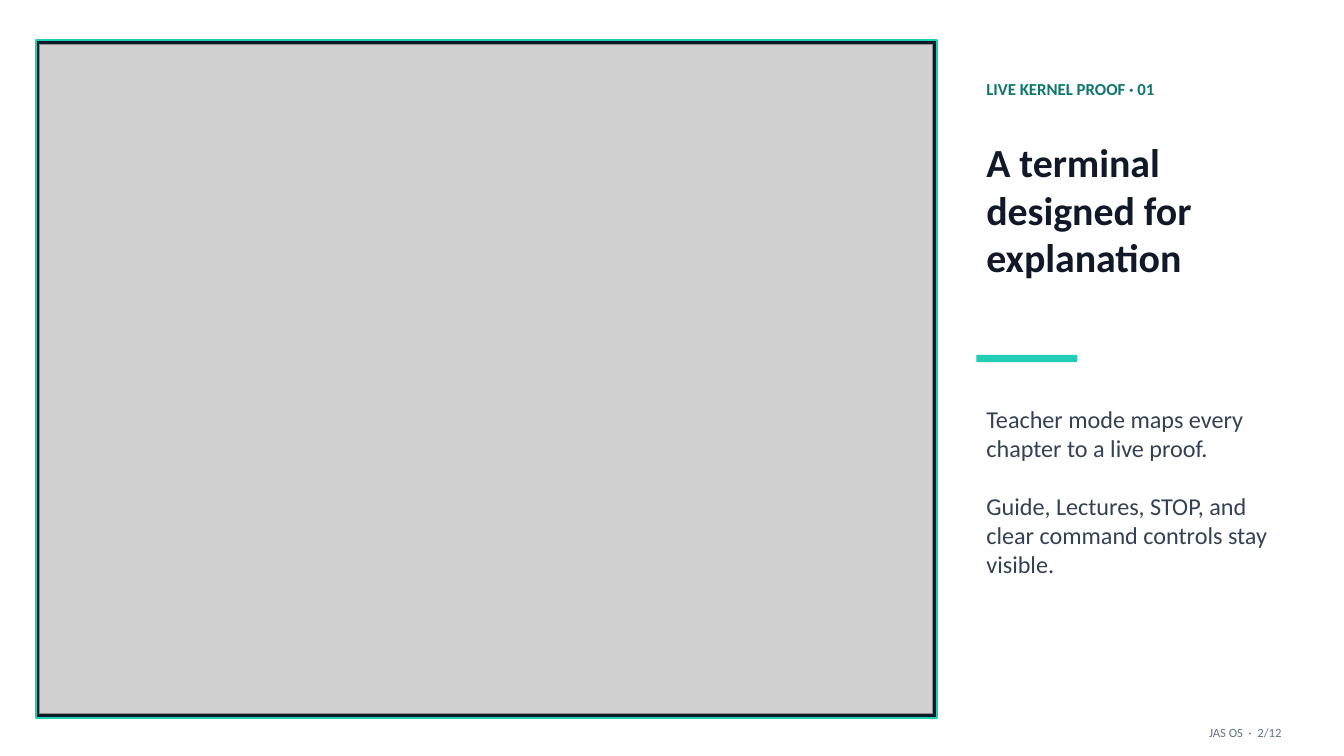
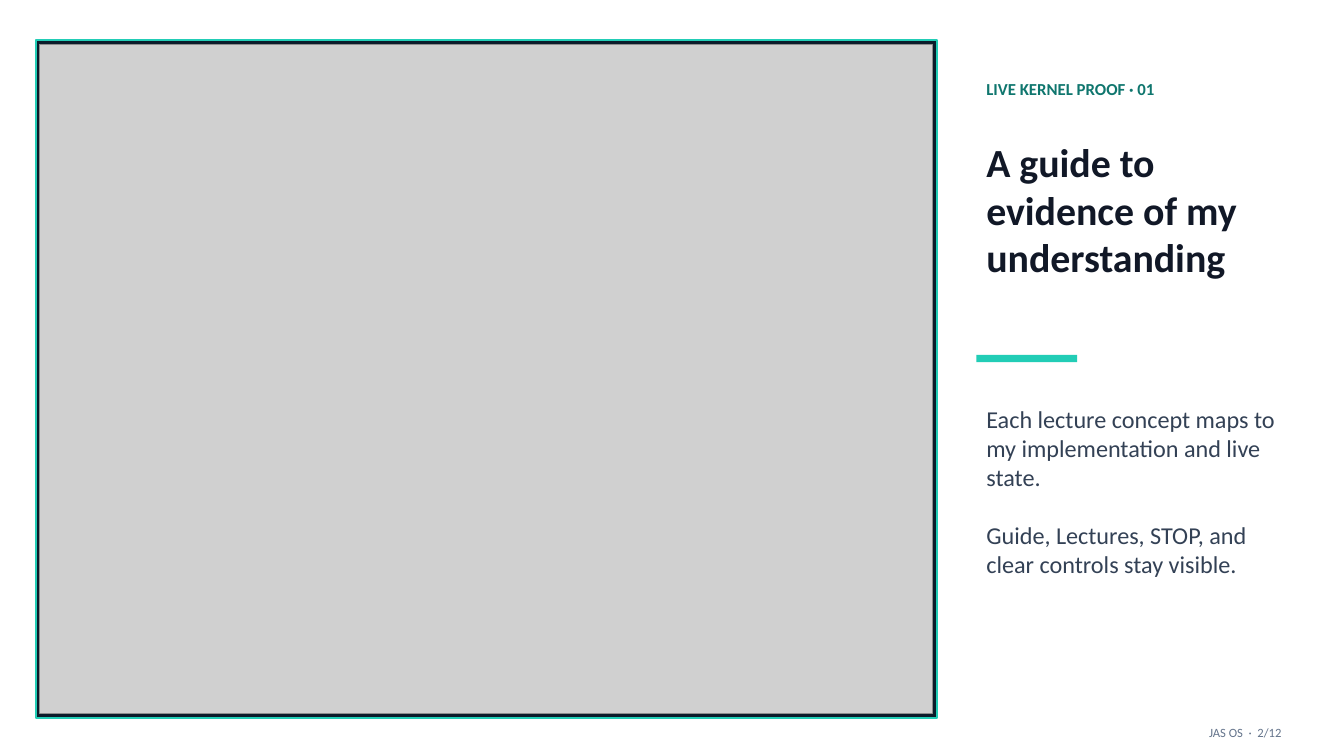
Before and after one commit to Jubayed-Sahel/JAS-OS, a slide deck: slide 2 of docs/JAS-OS-Demonstration.pptx. Drawn at 1344x756 pixels with LibreOffice and Linux fonts; fonts in the diff are those of the drawing; grey boxes stand for pictures; background and template pictures are left out. Boxes give left, top, right and bottom in pixels: in the first picture for what was removed or moved away, otherwise in the second. Text is boxed around its words. In the diff, an @@ line names an element or a change of style, - is before the commit and + after.

Commit message:
Align JAS OS with lecture-understanding objective

```diff
--- a/docs/JAS-OS-Demonstration.pptx
+++ b/docs/JAS-OS-Demonstration.pptx
@@ text at (986, 149, 1237, 279): text changed @@
-A terminal designed for explanation
+A guide to evidence of my understanding
@@ text at (986, 411, 1275, 577): text changed @@
-Teacher mode maps every chapter to a live proof.
-Guide, Lectures, STOP, and clear command controls stay visible.
+Each lecture concept maps to my implementation and live state.
+Guide, Lectures, STOP, and clear controls stay visible.
```
Also in this commit, not shown: 2 other slides changed, 23 other files.
